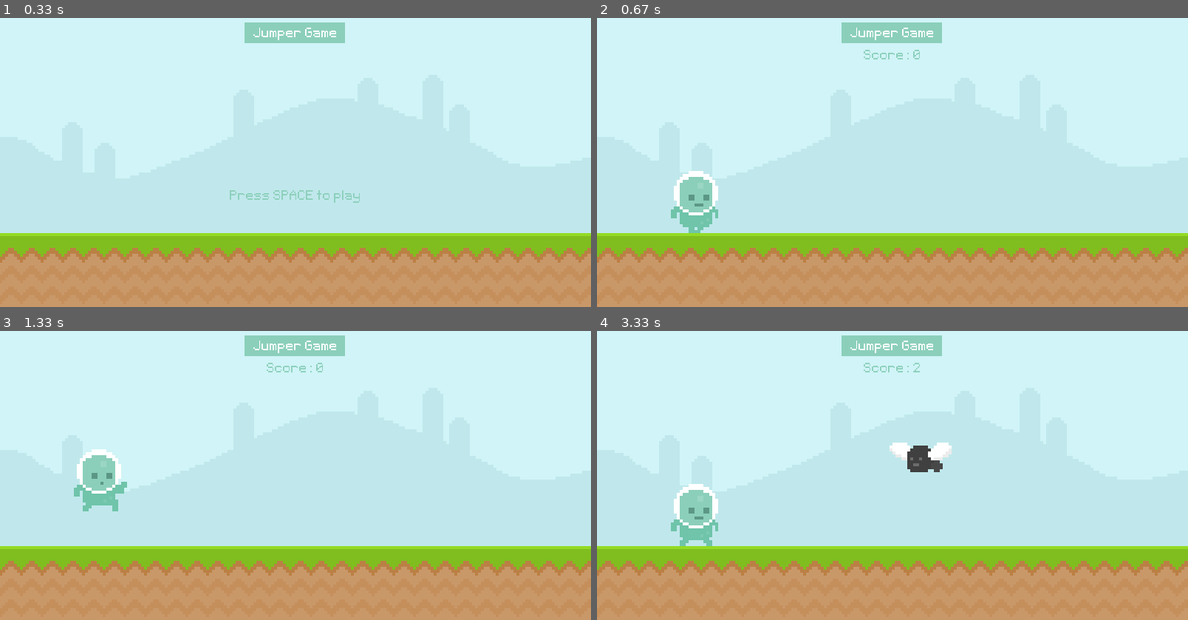
Above: before the commit, frames 1-4 (two rows, left to right).
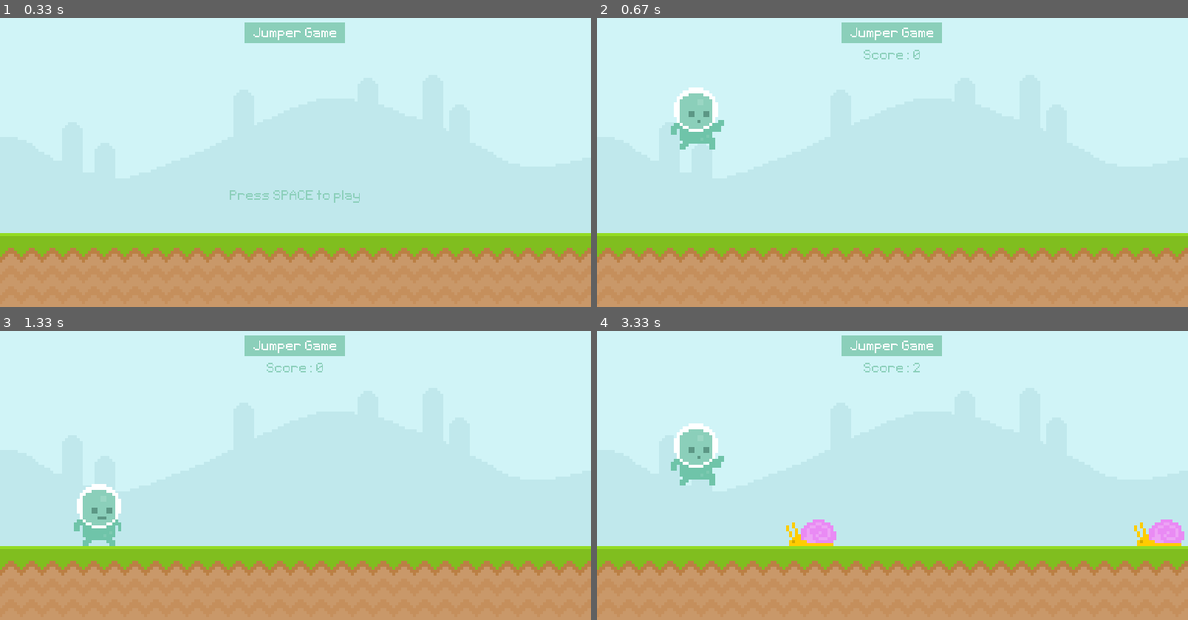
Above: after the commit, the same moments.

Repository: Louisc10/pygame
Game: pygame game, started from tutorial/FirstGame.py
Two runs of this game, one before a commit and one after it. Both use one fixed random seed, a clock stepped at 60 frames per second and the inputs below.
Inputs:
- Up to frame 1 (0.33 s): no input
- Up to frame 2 (0.67 s): tap Space at 0.33 s
- Up to frame 3 (1.33 s): tap Space at 1.23 s
- Up to frame 4 (3.33 s): tap Space at 1.53, 2.23, 2.53, 2.8 s

Frame 1 is identical in both runs. In frame 2, 2.6% of the frame differs, in the area x 12-22%, y 24-75%; in frame 3, 2.2%; in frame 4, 4.5%, in the area x 12-100%, y 31-75%.

Commit message:
refactor: create class for player and obstacles

Diff:
--- a/tutorial/FirstGame.py
+++ b/tutorial/FirstGame.py
@@ -1,6 +1,6 @@
 import pygame
 from sys import exit
-from random import randint
+from random import randint, choice
 
 SCREEN_WIDTH = 800
 SCREEN_HEIGHT = 400
@@ -13,6 +13,88 @@
 JUMP_HEIGHT = 30
 PRIMARY_COLOR = '#8bcfba'
 
+class Player(pygame.sprite.Sprite):
+    def __init__(self):
+        super().__init__()
+        player_walk_1_surface = pygame.image.load('./tutorial/assets/images/player/player_walk_1.png').convert_alpha()
+        player_walk_2_surface = pygame.image.load('./tutorial/assets/images/player/player_walk_2.png').convert_alpha()
+        self.walk = [player_walk_1_surface, player_walk_2_surface]
+        self.jump = pygame.image.load('./tutorial/assets/images/player/jump.png').convert_alpha()
+        self.index = 0
+
+        self.image = self.walk[self.index]
+        self.rect = self.image.get_rect(bottomleft = (PLAYER_POS_X, GROUND_POS_Y))
+        self.gravity = 0
+
+    def player_input(self):
+        keys = pygame.key.get_pressed()
+        if keys[pygame.K_SPACE] and self.rect.bottom == GROUND_POS_Y:
+            print('jump')
+            self.gravity -= GRAVITY * JUMP_HEIGHT
+
+    def apply_gravity(self):
+        self.gravity += GRAVITY
+        self.rect.y += self.gravity
+        if(self.rect.bottom >= GROUND_POS_Y):
+            self.rect.bottom = GROUND_POS_Y
+            self.gravity = 0
+
+    def animation_state(self):
+        if self.rect.bottom == GROUND_POS_Y:
+            self.image = self.walk[int(self.index)]
+            self.index += 0.1
+            if self.index >= len(self.walk): self.index = 0
+        else:
+            self.image = self.jump
+
+    def reset(self):
+        self.rect.bottom = GROUND_POS_Y
+        self.gravity = 0
+        self.index = 0
+
+    def update(self):
+        self.player_input()
+        self.apply_gravity()
+        self.animation_state()
+        return super().update()
+
+class Obstacle(pygame.sprite.Sprite):
+    def __init__(self, type):
+        super().__init__()
+        if type == "snail":
+            snail_1_surface = pygame.image.load('./tutorial/assets/images/snail/snail1.png').convert_alpha()
+            snail_2_surface = pygame.image.load('./tutorial/assets/images/snail/snail2.png').convert_alpha()
+            self.frame = [snail_1_surface, snail_2_surface]
+            pos_y = GROUND_POS_Y
+        elif type == "fly":
+            fly_1_surface = pygame.image.load('./tutorial/assets/images/fly/fly1.png').convert_alpha()
+            fly_2_surface = pygame.image.load('./tutorial/assets/images/fly/fly2.png').convert_alpha()
+            self.frame = [fly_1_surface, fly_2_surface]
+            pos_y = FLY_POS_Y
+        self.index = 0
+        self.type = type
+        self.image = self.frame[self.index]
+        self.rect = self.image.get_rect(bottomleft = (randint(SCREEN_WIDTH, SCREEN_WIDTH+200), pos_y))
+
+    def movement(self):
+        self.rect.x -= OBSTACLE_SPEED
+
+    def animation_state(self):
+        self.image = self.frame[int(self.index)]
+        self.index += 0.1
+        if self.index >= len(self.frame): self.index = 0
+
+    def update(self):
+        self.movement()
+        self.animation_state()
+        self.destroy()
+        return super().update()
+
+    def destroy(self):
+        if(self.rect.right < 0):
+            self.kill()
+
+
 def init():
     screen.blit(sky_surface, (0,0))
     screen.blit(ground_surface, (0,GROUND_POS_Y))
@@ -20,62 +102,22 @@
     screen.blit(title_text, title_rect)
     screen.blit(start_text, start_rect)
 
-def display_score(screen, start_time):
+def display_score():
+    global screen, start_time
     current_time = (int)((pygame.time.get_ticks()- start_time)/1000)
     score_text = font.render(f'Score: { current_time }', True, PRIMARY_COLOR)
     score_rect = score_text.get_rect(center = (SCREEN_WIDTH/2, 60))
     screen.blit(score_text, score_rect)
     return current_time
 
-def obstacle_movement(obstacle_list):
-    if obstacle_list:
-        for obstacle in obstacle_list:
-            obstacle_rect, obstacle_type, obstacle_index = obstacle[0], obstacle[1], obstacle[2]
-            obstacle_rect.x -= OBSTACLE_SPEED
-            if obstacle_rect.right < 0:
-                obstacle_list.remove(obstacle)
-            if(obstacle_type == 0):
-                screen.blit(snail[int(obstacle_index)], obstacle_rect)
-            else:
-                screen.blit(fly[int(obstacle_index)], obstacle_rect)
-
-    return obstacle_list
-
-def obstacle_animation(obstacle_list):
-    if obstacle_list:
-        for obstacle in obstacle_list:
-            obstacle_type, obstacle_index = obstacle[1], obstacle[2]
-            obstacle_index += 0.1
-            if(obstacle_type == 0):
-                if obstacle_index >= len(snail):
-                    obstacle_index = 0
-            else:
-                if obstacle_index >= len(fly):
-                    obstacle_index = 0
-            obstacle[2] = obstacle_index
-    return obstacle_list
-
-def obstacle_collision(obstacle_list):
+def sprite_collision():
     game_active = True
-    if obstacle_list:
-        for obstacle in obstacle_list:
-            if obstacle[0].colliderect(player_rect):
-                print("You Lose!")
-                game_active = False
-                screen.blit(lose_text, lose_rect)
-                screen.blit(start_text, start_rect)
+    if pygame.sprite.spritecollide(player.sprite, obstacles, False):
+        print("You Lose!")
+        game_active = False
+        screen.blit(lose_text, lose_rect)
+        screen.blit(start_text, start_rect)
     return game_active
-
-def player_animation():
-    global player_rect, player_index, player_walk, player_jump_surface
-    if player_rect.bottom == GROUND_POS_Y:
-        screen.blit(player_walk[int(player_index)], player_rect)
-        player_index += 0.1
-    else:
-        screen.blit(player_jump_surface, player_rect)
-    if player_index >= len(player_walk):
-        player_index = 0
-    return player_index
 
 pygame.init()
 screen = pygame.display.set_mode((SCREEN_WIDTH, SCREEN_HEIGHT))
@@ -99,58 +141,32 @@
 sky_surface = pygame.image.load('./tutorial/assets/images/sky.png').convert()
 ground_surface = pygame.image.load('./tutorial/assets/images/ground.png').convert()
 
-#obstacles
-snail_1_surface = pygame.image.load('./tutorial/assets/images/snail/snail1.png').convert_alpha()
-snail_2_surface = pygame.image.load('./tutorial/assets/images/snail/snail2.png').convert_alpha()
-snail = [snail_1_surface, snail_2_surface] #0
+player = pygame.sprite.GroupSingle()
+player.add(Player())
 
-fly_1_surface = pygame.image.load('./tutorial/assets/images/fly/fly1.png').convert_alpha()
-fly_2_surface = pygame.image.load('./tutorial/assets/images/fly/fly2.png').convert_alpha()
-fly = [fly_1_surface, fly_2_surface] #1
-
-obstacle_list = []
-
-#player
-player_jump_surface = pygame.image.load('./tutorial/assets/images/player/jump.png').convert_alpha()
-player_walk_1_surface = pygame.image.load('./tutorial/assets/images/player/player_walk_1.png').convert_alpha()
-player_walk_2_surface = pygame.image.load('./tutorial/assets/images/player/player_walk_2.png').convert_alpha()
-player_walk = [player_walk_1_surface, player_walk_2_surface]
-player_index = 0
-player_rect = player_walk_1_surface.get_rect(bottomleft = (PLAYER_POS_X, GROUND_POS_Y))
-player_gravity = 0
+obstacles = pygame.sprite.Group()
 
 obstacle_timer = pygame.USEREVENT + 1
-pygame.time.set_timer(obstacle_timer, 1500)
+pygame.time.set_timer(obstacle_timer, 1300)
 
 init()
+
 while True:
     for event in pygame.event.get():
         if event.type == pygame.QUIT:
             pygame.quit()
             exit()
         if  game_active:
-            if event.type == pygame.KEYDOWN:
-                if event.key == pygame.K_SPACE and player_rect.bottom == GROUND_POS_Y:
-                    player_gravity -= GRAVITY * JUMP_HEIGHT
-                elif event.key == pygame.K_ESCAPE:
-                    pygame.quit()
-                    exit()
-
             if event.type == obstacle_timer:
                 print("Create Obstacle!")
-                type = randint(0, 1)
-                if type == 0:
-                    obstacle_list.append([snail_1_surface.get_rect(bottomleft = (randint(SCREEN_WIDTH, SCREEN_WIDTH + 200), GROUND_POS_Y)), type, 0])
-                else:
-                    obstacle_list.append([fly_1_surface.get_rect(bottomleft = (randint(SCREEN_WIDTH, SCREEN_WIDTH + 200), FLY_POS_Y)), type, 0])
+                obstacles.add(Obstacle(choice(['snail', 'fly', 'snail'])))
         else:
             if event.type == pygame.KEYDOWN and event.key == pygame.K_SPACE:
                 game_active = True
-                player_gravity = 0
-                player_rect.bottom = GROUND_POS_Y
                 start_time = pygame.time.get_ticks()
+                obstacles.empty()
+                player.sprite.reset()
                 init()
-                obstacle_list.clear()
 
     if game_active == True:
         screen.blit(sky_surface, (0,0))
@@ -158,19 +174,15 @@
 
         pygame.draw.rect(screen, PRIMARY_COLOR, title_background_rect)
         screen.blit(title_text, title_rect)
-        display_score(screen, start_time)
+        display_score()
 
-        player_gravity += GRAVITY
-        player_rect.y += player_gravity
-        if(player_rect.bottom >= GROUND_POS_Y):
-            player_rect.bottom = GROUND_POS_Y
-            player_gravity = 0
+        player.draw(screen)
+        player.update()
 
-        player_index = player_animation()
+        obstacles.draw(screen)
+        obstacles.update()
 
-        obstacle_list = obstacle_movement(obstacle_list)
-        game_active = obstacle_collision(obstacle_list)
+        game_active = sprite_collision()
 
-        obstacle_list = obstacle_animation(obstacle_list)
     pygame.display.update()
     clock.tick(60)
